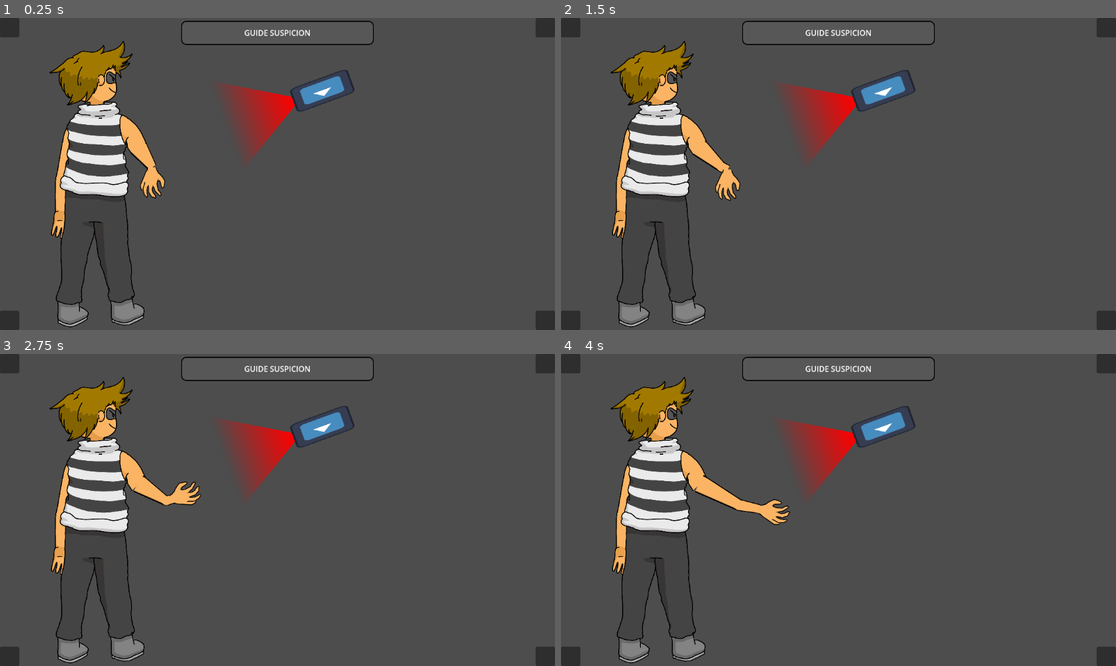
Above: before the commit, frames 1-4 (two rows, left to right).
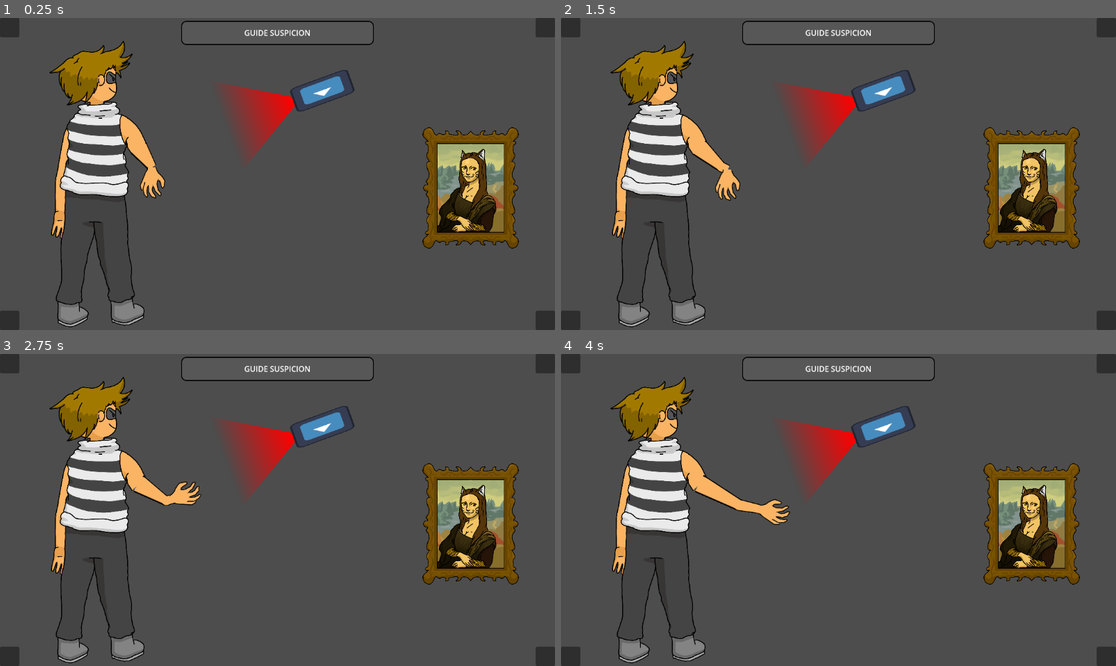
Above: after the commit, the same moments.

Repository: Skyepulse/LUDUM_DARE_58_MATELOU-CO
Game: Godot game, scene res://scenes/scene_tests_MAEL.tscn
The game is run twice, just before and just after one commit, with the same random seed, the same clock (stepped at 60 frames per second) and the same inputs. The engine's default icon, where the game draws it, is replaced by a stand-in: a white triangle on a blue panel in a dark square.
Inputs (mouse positions are in pixels of both pictures, inside the frame that each line leads up to):
- Up to frame 1 (0.25 s): no input
- Up to frame 2 (1.5 s): tap Enter at 0.5 s; move the mouse to (960, 158) at 0.52 s; click (960, 158) at 0.67 s; tap Space at 0.77 s; move the mouse to (727, 189) at 1.27 s; click (727, 189) at 1.42 s
- Up to frame 3 (2.75 s): tap Space at 1.52, 2 s; move the mouse to (333, 441) at 2.02 s; click (333, 441) at 2.17 s
- Up to frame 4 (4 s): move the mouse to (810, 572) at 2.77 s; click (810, 572) at 2.92 s; tap Space at 3.02, 3.77 s; move the mouse to (1005, 556) at 3.52 s; click (1005, 556) at 3.67 s

The runs differ from the first frame. In frame 1, 5.7% of the frame differs, in the area x 76-94%, y 34-74%; in frame 2, 5.7%; in frame 3, 5.7%; in frame 4, 5.7%.

Commit message:
started object grabber

Diff:
--- a/scenes/scene_tests_MAEL.tscn
+++ b/scenes/scene_tests_MAEL.tscn
@@ -1,7 +1,8 @@
-[gd_scene load_steps=3 format=3 uid="uid://bk3slmpm5pir5"]
+[gd_scene load_steps=4 format=3 uid="uid://bk3slmpm5pir5"]
 
 [ext_resource type="PackedScene" uid="uid://cwweperphcvw1" path="res://scenes/Obstacles/obs_camera.tscn" id="1_swdrb"]
-[ext_resource type="PackedScene" path="res://scenes/thief.tscn" id="2_2pelo"]
+[ext_resource type="PackedScene" uid="uid://de8xq0cmgi1er" path="res://scenes/thief.tscn" id="2_2pelo"]
+[ext_resource type="PackedScene" uid="uid://cpt378r0tx734" path="res://scenes/Objects/obj_joconde.tscn" id="3_vs8ss"]
 
 [node name="SceneTestsMael" type="Node2D"]
 
@@ -13,3 +14,7 @@
 
 [node name="Thief" parent="." instance=ExtResource("2_2pelo")]
 position = Vector2(287, 269)
+
+[node name="ObjectRoot" parent="." instance=ExtResource("3_vs8ss")]
+position = Vector2(977, 353)
+scale = Vector2(0.205, 0.205)
--- a/scripts/grabbable_object.gd
+++ b/scripts/grabbable_object.gd
@@ -3,7 +3,7 @@
 class_name GrabbableObject
 
 # Const layer mask
-@onready var sprite: Sprite2D = $Sprite
+@onready var sprite: Sprite2D = $Sprite2D
 @onready var hitbox: Area2D = $ObjectHitbox
 
 @export var objectName: String = "No Name"
@@ -41,8 +41,10 @@
 func _on_object_hitbox_area_entered(area: Area2D) -> void:
 
 	if area.is_in_group("Player"):
+		print("Hand on object: %s" % objectName)
 		handOnObject = true
 
 func _on_object_hitbox_area_exited(area: Area2D) -> void:
 	if area.is_in_group("Player"):
+		print("Hand off object: %s" % objectName)
 		handOnObject = false
